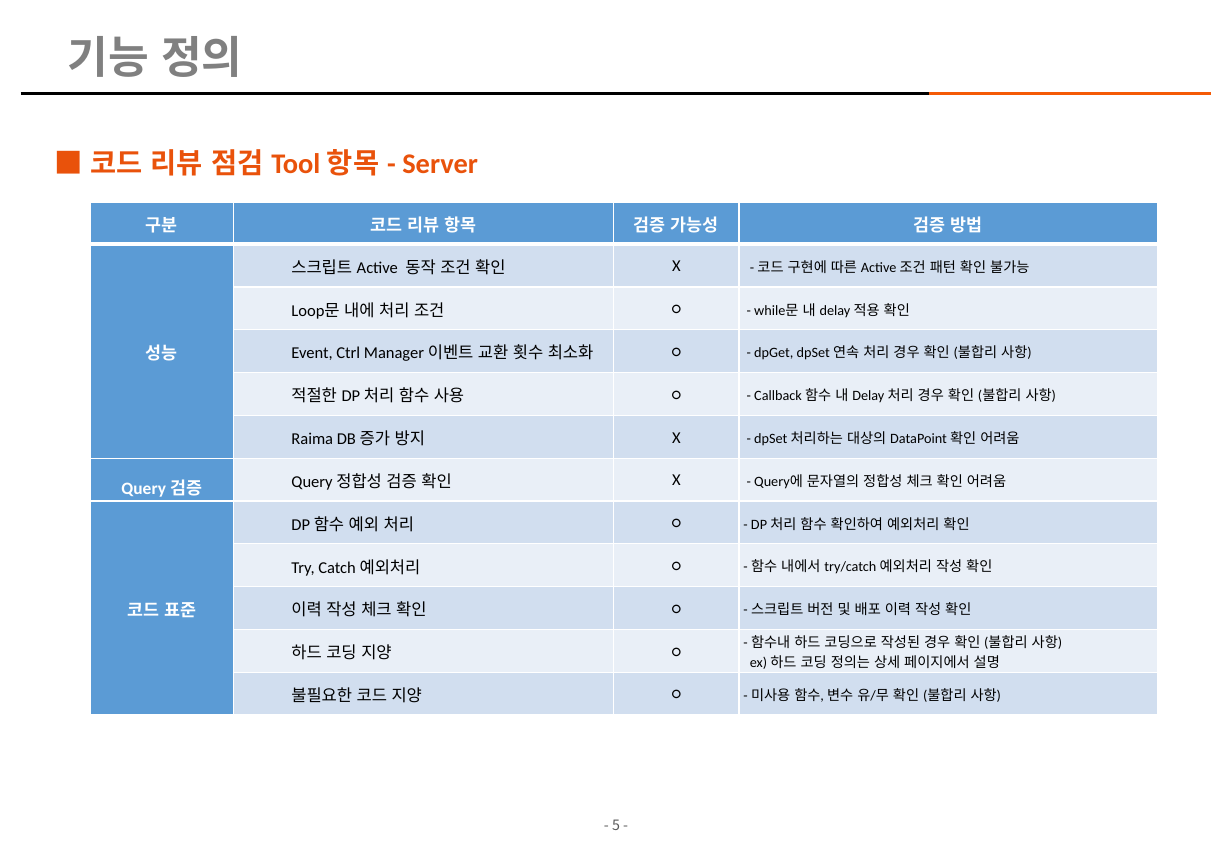
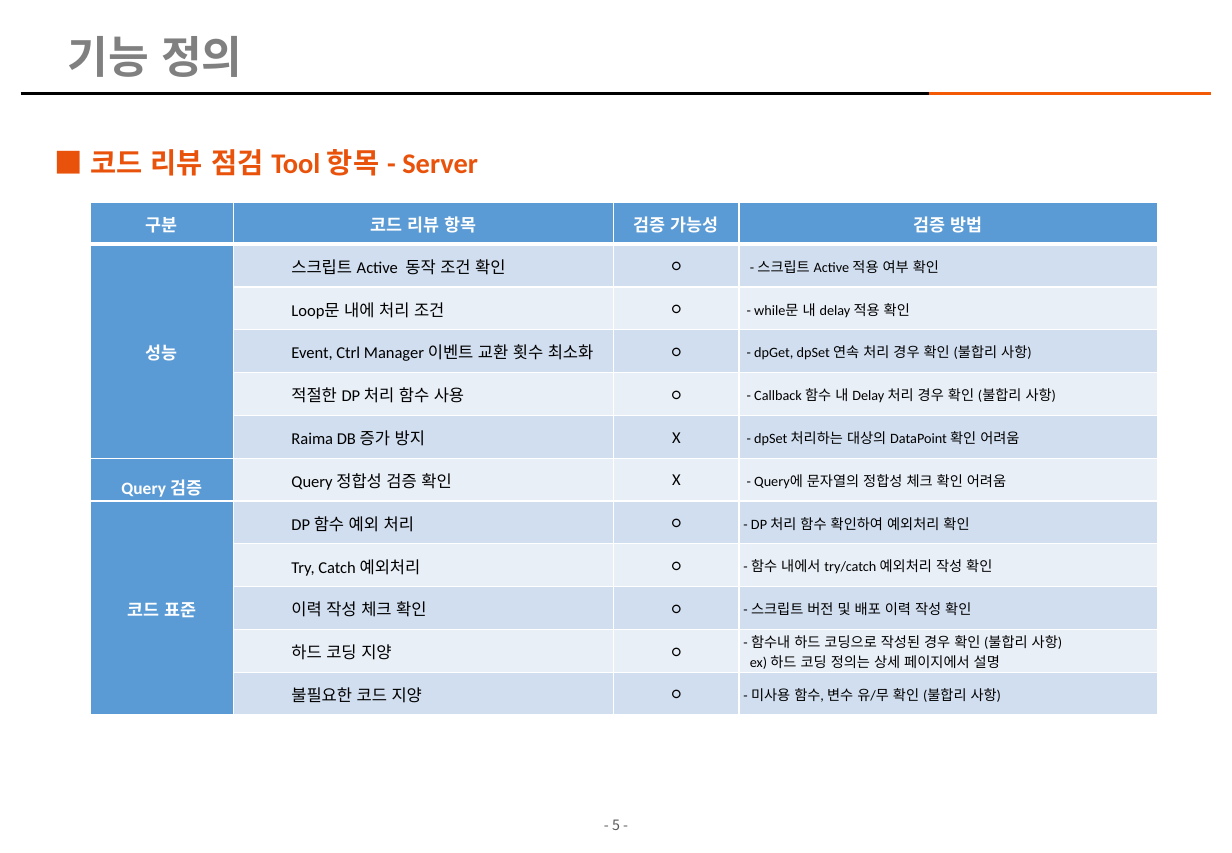
Before and after one commit to kimhopepa/PythonPjt, a slide deck: slide 5 of CodeReviewTool/doc/CodeReview_점검_Tool_개발계획서_rev06.pptx. Drawn at 1232x853 pixels with LibreOffice and Linux fonts; fonts in the diff are those of the drawing; background and template pictures are left out. Boxes give left, top, right and bottom in pixels: in the first picture for what was removed or moved away, otherwise in the second. Text is boxed around its words. In the diff, an @@ line names an element or a change of style, - is before the commit and + after.

```diff
--- a/CodeReviewTool/doc/CodeReview_점검_Tool_개발계획서_rev06.pptx
+++ b/CodeReviewTool/doc/CodeReview_점검_Tool_개발계획서_rev06.pptx
@@ table at (90,202,1157,716) @@
-row 2, column 3: X
+row 2, column 3: ○
-row 2, column 4: - 코드 구현에 따른 Active 조건 패턴 확인 불가능
+row 2, column 4: - 스크립트 Active 적용 여부 확인
```
Also in this commit, not shown: 1 other slide changed, 1 slide added, 6 other files.
